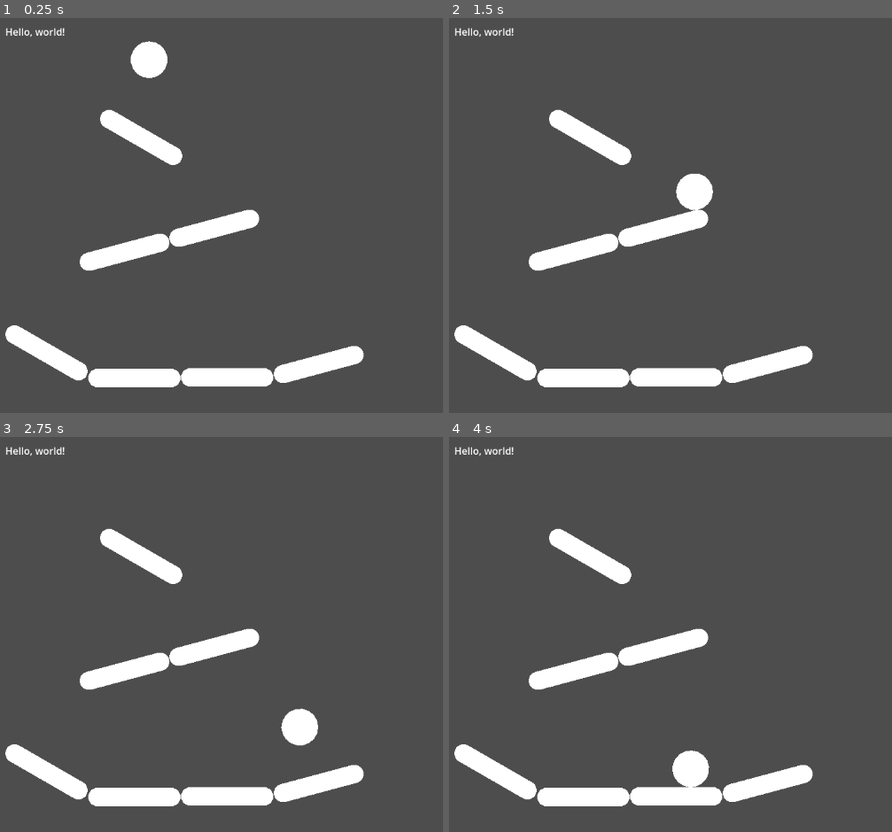
Above: before the commit, frames 1-4 (two rows, left to right).
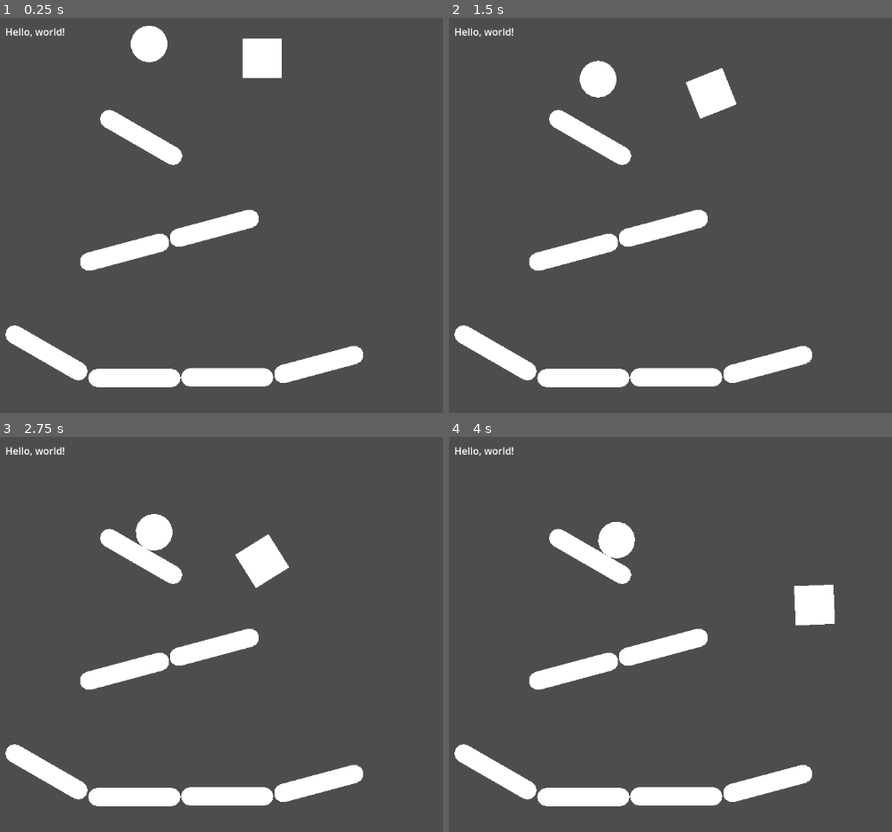
Above: after the commit, the same moments.

Repository: apocriva/foxglove
Game: Godot game, scene res://main.tscn
Two runs of this game, one before a commit and one after it. Both use one fixed random seed, a clock stepped at 60 frames per second and the inputs below.
Inputs:
- Up to frame 1 (0.25 s): no input
- Up to frame 2 (1.5 s): hold Right (right, bound only after the commit) 0.53-1.28 s; hold Left (left, bound only after the commit) from 1.28 s (still down)
- Up to frame 3 (2.75 s): release Left (left, bound only after the commit) at 2.03 s; hold Right (right, bound only after the commit) from 2.03 s (still down)
- Up to frame 4 (4 s): release Right (right, bound only after the commit) at 2.78 s; hold Up (up, bound only after the commit) 2.78-3.53 s; hold Left (left, bound only after the commit) from 3.53 s (still down)

The runs differ from the first frame. In frame 1, 1.7% of the frame differs, in the area x 1-83%, y 2-94%; in frame 2, 2.2%; in frame 3, 2.2%, in the area x 1-83%, y 19-94%; in frame 4, 2.2%.

Commit message:
- Playing around with some physics things.

Diff:
--- a/Godot/Foxglove/main.tscn
+++ b/Godot/Foxglove/main.tscn
@@ -1,8 +1,9 @@
-[gd_scene load_steps=4 format=3 uid="uid://dfedmlocl77fq"]
+[gd_scene load_steps=5 format=3 uid="uid://dfedmlocl77fq"]
 
 [ext_resource type="PackedScene" uid="uid://c2yl0r677tmon" path="res://control.tscn" id="1_iedoo"]
 [ext_resource type="PackedScene" uid="uid://vpm2cn4kcsti" path="res://ball.tscn" id="2_43kum"]
 [ext_resource type="PackedScene" uid="uid://br6gv326r477f" path="res://wall.tscn" id="3_yg6na"]
+[ext_resource type="PackedScene" uid="uid://bi5rc35npvr4g" path="res://module.tscn" id="4_kitij"]
 
 [node name="Main" type="Node2D"]
 
@@ -38,3 +39,6 @@
 [node name="Wall7" parent="." instance=ExtResource("3_yg6na")]
 position = Vector2(523, 569)
 rotation = -1.8326
+
+[node name="Module" parent="." instance=ExtResource("4_kitij")]
+position = Vector2(431, 67)
--- /dev/null
+++ b/Godot/Foxglove/module.gd
@@ -0,0 +1,23 @@
+extends RigidBody2D
+
+
+# Called when the node enters the scene tree for the first time.
+func _ready():
+	pass # Replace with function body.
+
+
+# Called every frame. 'delta' is the elapsed time since the previous frame.
+func _process(delta):
+	var frameThrust = Vector2.ZERO
+	var frameTorque = 0
+
+	if Input.is_action_pressed("up"):
+		frameThrust = Vector2.UP * 500
+
+	if Input.is_action_pressed("left"):
+		frameTorque -= 3600
+	if Input.is_action_pressed("right"):
+		frameTorque += 3600
+
+	apply_central_force(frameThrust.rotated(rotation))
+	apply_torque(frameTorque)
--- /dev/null
+++ b/Godot/Foxglove/module.tscn
@@ -0,0 +1,18 @@
+[gd_scene load_steps=4 format=3 uid="uid://bi5rc35npvr4g"]
+
+[ext_resource type="Script" path="res://module.gd" id="1_75u1e"]
+
+[sub_resource type="BoxMesh" id="BoxMesh_jes22"]
+size = Vector3(64, 64, 64)
+
+[sub_resource type="RectangleShape2D" id="RectangleShape2D_82kaf"]
+size = Vector2(64, 64)
+
+[node name="Module" type="RigidBody2D"]
+script = ExtResource("1_75u1e")
+
+[node name="Mesh" type="MeshInstance2D" parent="."]
+mesh = SubResource("BoxMesh_jes22")
+
+[node name="CollisionShape2D" type="CollisionShape2D" parent="."]
+shape = SubResource("RectangleShape2D_82kaf")
--- a/Godot/Foxglove/project.godot
+++ b/Godot/Foxglove/project.godot
@@ -19,6 +19,39 @@
 
 project/assembly_name="foxglove"
 
+[input]
+
+left={
+"deadzone": 0.5,
+"events": [Object(InputEventKey,"resource_local_to_scene":false,"resource_name":"","device":-1,"window_id":0,"alt_pressed":false,"shift_pressed":false,"ctrl_pressed":false,"meta_pressed":false,"pressed":false,"keycode":0,"physical_keycode":4194319,"key_label":0,"unicode":0,"echo":false,"script":null)
+, Object(InputEventKey,"resource_local_to_scene":false,"resource_name":"","device":-1,"window_id":0,"alt_pressed":false,"shift_pressed":false,"ctrl_pressed":false,"meta_pressed":false,"pressed":false,"keycode":0,"physical_keycode":65,"key_label":0,"unicode":97,"echo":false,"script":null)
+]
+}
+right={
+"deadzone": 0.5,
+"events": [Object(InputEventKey,"resource_local_to_scene":false,"resource_name":"","device":-1,"window_id":0,"alt_pressed":false,"shift_pressed":false,"ctrl_pressed":false,"meta_pressed":false,"pressed":false,"keycode":0,"physical_keycode":4194321,"key_label":0,"unicode":0,"echo":false,"script":null)
+, Object(InputEventKey,"resource_local_to_scene":false,"resource_name":"","device":-1,"window_id":0,"alt_pressed":false,"shift_pressed":false,"ctrl_pressed":false,"meta_pressed":false,"pressed":false,"keycode":0,"physical_keycode":68,"key_label":0,"unicode":100,"echo":false,"script":null)
+]
+}
+up={
+"deadzone": 0.5,
+"events": [Object(InputEventKey,"resource_local_to_scene":false,"resource_name":"","device":-1,"window_id":0,"alt_pressed":false,"shift_pressed":false,"ctrl_pressed":false,"meta_pressed":false,"pressed":false,"keycode":0,"physical_keycode":4194320,"key_label":0,"unicode":0,"echo":false,"script":null)
+, Object(InputEventKey,"resource_local_to_scene":false,"resource_name":"","device":-1,"window_id":0,"alt_pressed":false,"shift_pressed":false,"ctrl_pressed":false,"meta_pressed":false,"pressed":false,"keycode":0,"physical_keycode":87,"key_label":0,"unicode":119,"echo":false,"script":null)
+]
+}
+down={
+"deadzone": 0.5,
+"events": [Object(InputEventKey,"resource_local_to_scene":false,"resource_name":"","device":-1,"window_id":0,"alt_pressed":false,"shift_pressed":false,"ctrl_pressed":false,"meta_pressed":false,"pressed":false,"keycode":0,"physical_keycode":4194322,"key_label":0,"unicode":0,"echo":false,"script":null)
+, Object(InputEventKey,"resource_local_to_scene":false,"resource_name":"","device":-1,"window_id":0,"alt_pressed":false,"shift_pressed":false,"ctrl_pressed":false,"meta_pressed":false,"pressed":false,"keycode":0,"physical_keycode":83,"key_label":0,"unicode":115,"echo":false,"script":null)
+]
+}
+
+[physics]
+
+2d/default_gravity=100.0
+2d/default_linear_damp=1.5
+2d/default_angular_damp=2.0
+
 [rendering]
 
 renderer/rendering_method="gl_compatibility"
--- a/Godot/Foxglove/wall.tscn
+++ b/Godot/Foxglove/wall.tscn
@@ -4,10 +4,11 @@
 radius = 15.0
 height = 150.0
 
-[sub_resource type="CapsuleMesh" id="CapsuleMesh_sc5cm"]
+[sub_resource type="CapsuleMesh" id="CapsuleMesh_f5yfw"]
 radius = 15.0
 height = 150.0
-radial_segments = 16
+radial_segments = 8
+rings = 2
 
 [node name="Wall" type="RigidBody2D"]
 gravity_scale = 0.0
@@ -16,5 +17,5 @@
 [node name="CollisionShape" type="CollisionShape2D" parent="."]
 shape = SubResource("CapsuleShape2D_03jk1")
 
-[node name="Mesh" type="MeshInstance2D" parent="."]
-mesh = SubResource("CapsuleMesh_sc5cm")
+[node name="MeshInstance2D" type="MeshInstance2D" parent="."]
+mesh = SubResource("CapsuleMesh_f5yfw")
